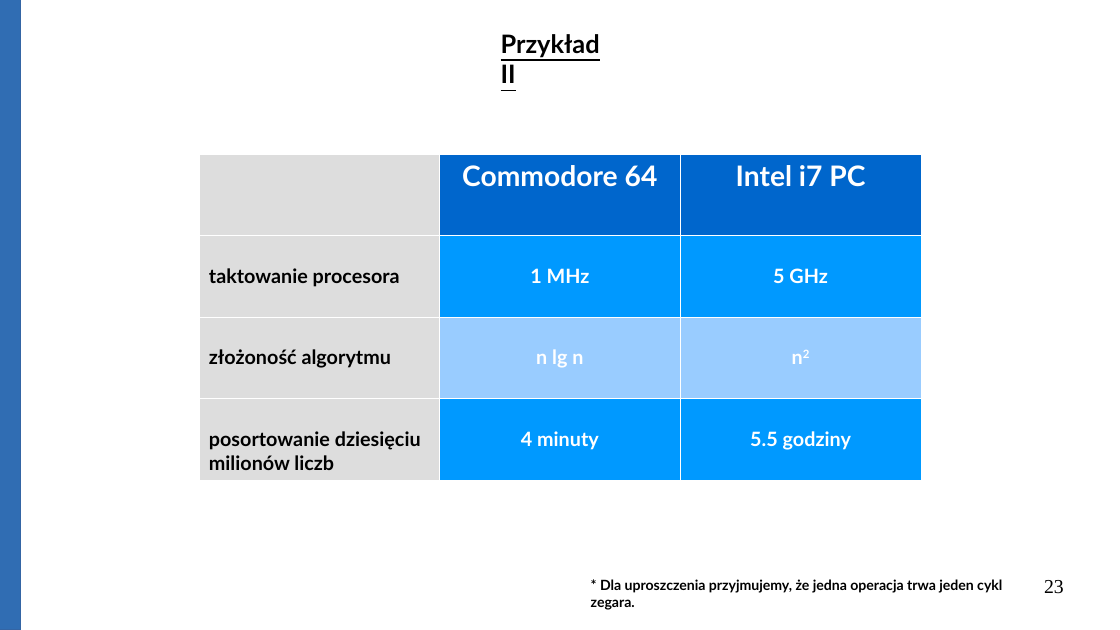
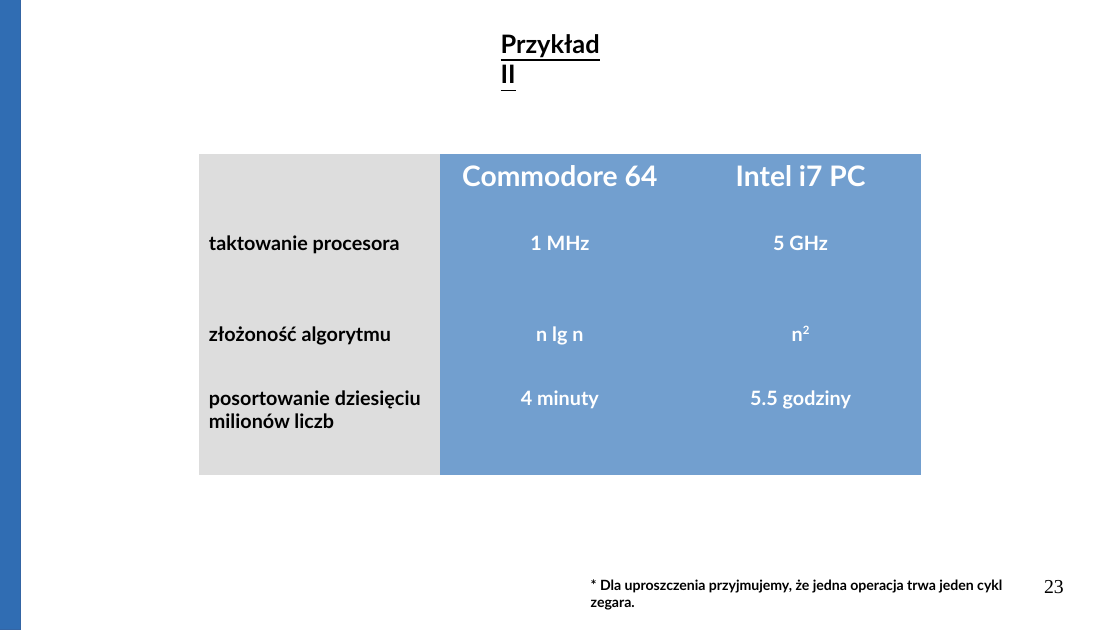
Before and after one commit to Michael-Wisniewski/algorithmic-workshop, a slide deck: slide 23 of gotowa.odp. Drawn at 1120x630 pixels with LibreOffice and Linux fonts; fonts in the diff are those of the drawing. Boxes give left, top, right and bottom in pixels: in the first picture for what was removed or moved away, otherwise in the second. Text is boxed around its words. In the diff, an @@ line names an element or a change of style, - is before the commit and + after.

```diff
--- a/gotowa.odp
+++ b/gotowa.odp
@@ table at [199, 153, 922, 476] @@
@@ fill #0066CC to #729FCF in 2 cells @@
@@ fill #0099FF to #729FCF in 4 cells @@
@@ fill #99CCFF to #729FCF in 2 cells @@
@@ borders changed @@
```
Also in this commit, not shown: 21 other slides changed, 14 slides added, 1 slide removed, 4 other files.
